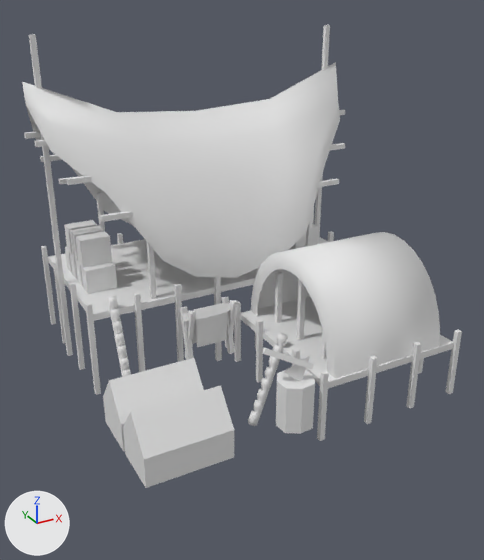
A saved change to the COLLADA model art/meshes/structural/vietnam/storehouse.dae.
Before and after are seen from a 50 mm camera at (-11.1, -23.8, 13.0) aimed at (0.2, -3.4, 2.8). Arrows for +X, +Y and +Z are at lower left; the lights stay in place. The older version comes first. Materials are left out; every surface is plain grey. Where no turn or scale is listed for an object, it has been applied to the vertices.

Before the edit, the objects in view are built like this:
```python
me_esfera_15330 = bpy.data.meshes.new('Esfera.15330')
me_esfera_15330.from_pydata(...)  # 1072 vertices, 1724 faces; spans x -6.34..6.51, y -9.25..3.35, z -1.46..11.53
me_esfera_15330.materials.append(mat_texturas_viet__provas)
ob_storehouse = bpy.data.objects.new('storehouse', me_esfera_15330)
ob_storehouse.location = (0.0, 0.0, 0.0)
```
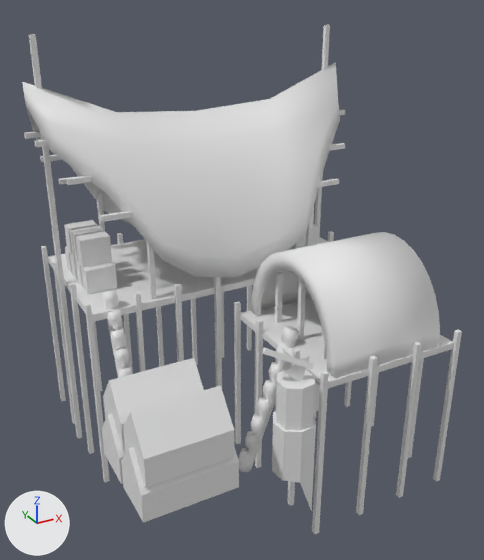
The newer file is also turned or shifted as a whole; pictures and numbers use the older file's frame.

Where the change shows, as pixel boxes [x1, y1, x2, y2] in the pictures (484 x 560 px; the box of a moved part takes in the faces that stretch with it):
'storehouse', reshaped (10% taller): before [22, 25, 462, 488]; after [22, 25, 462, 534]
part 1 of me_esfera_15330, moved or reshaped: before [248, 333, 288, 426]; after [238, 326, 300, 472]
part 2 of me_esfera_15330, moved or reshaped: before [107, 296, 131, 377]; after [102, 290, 132, 378]
part 3 of me_esfera_15330, added: after [121, 447, 239, 523]
part 4 of me_esfera_15330, added: after [102, 414, 125, 484]
part 5 of me_esfera_15330, rebuilt: before [133, 292, 145, 372]; after [135, 292, 146, 372]
part 6 of me_esfera_15330, rebuilt (53% wider, 93% taller): before [85, 302, 101, 395]; after [85, 302, 110, 482]
part 7 of me_esfera_15330, added: after [272, 412, 316, 511]
part 8 of me_esfera_15330, deleted: before [180, 297, 237, 360]
part 9 of me_esfera_15330, moved or reshaped: before [29, 25, 462, 441]; after [26, 25, 462, 534]

The change in detail:
me_esfera_15330 is used by ob_storehouse; location (0.0, 0.0, 0.0).
me_esfera_15330 had 1072 vertices, 1724 faces and spanned x -6.34..6.51, y -9.25..3.35, z -1.46..11.53.
me_esfera_15330 now has 1196 vertices, 2040 faces and spans x -6.34..6.51, y -9.31..3.35, z -4.63..11.53.
me_esfera_15330 part 1: the loose piece of 138 vertices spanning x -1.26..0.26, y -6.58..-6.24, z -1.46..1.96 is scaled about its middle by 1.6, then moved by (0.0, 0.0, -0.87).
me_esfera_15330 part 2: the loose piece of 138 vertices spanning x -4.98..-4.65, y -4.29..-2.77, z -0.34..3.08 is scaled about its middle by 1.6, then moved by (0.0, -0.1, -0.87).
me_esfera_15330 part 3: the loose piece of 12 vertices spanning x -6.17..-3.29, y -9.14..-7.4, z -0.16..1.92 is copied, and the copy is scaled about its middle by (1.11, 1, 1), then moved by (0.0, 0.0, -1.22); it spans x -6.32..-3.13, y -9.14..-7.4, z -1.38..0.7.
me_esfera_15330 part 4: the loose piece of 12 vertices spanning x -6.17..-3.29, y -7.25..-5.51, z -0.16..1.92 is copied, and the copy is scaled about its middle by (1.11, 1, 1), then moved by (0.0, 0.0, -1.22); it spans x -6.32..-3.13, y -7.25..-5.51, z -1.38..0.7.
me_esfera_15330 part 5: the loose piece of 8 vertices spanning x -4.04..-3.86, y -3.18..-3.01, z -0.56..3.03 is rebuilt with 8 vertices and now spans x -4.04..-3.84, y -3.18..-2.97, z -4.56..3.03.
me_esfera_15330 part 6: the loose piece of 8 vertices spanning x -5.79..-5.6, y -3.18..-3.01, z -0.56..3.03 is rebuilt with 8 vertices and now spans x -5.81..-5.6, y -3.18..-2.97, z -4.56..3.03.
me_esfera_15330 part 7: a new loose piece of 17 vertices spanning x -1.5..-0.08, y -9.31..-7.9, z -3.49..0.05.
me_esfera_15330 part 8: 6 loose pieces with 40 vertices, spanning x -2.61..-0.42, y -4.28..-3.53, z 0.22..2.4, are deleted.
me_esfera_15330 part 9: 138 vertices moved from x -5.91..6.08, y -9.25..3.25, z -0.63..2.59 to x -5.91..6.08, y -9.25..3.25, z -4.63..2.56; 123 vertices added at x -6.16..6.32, y -8.95..3.19, z 1.4..9.77.
